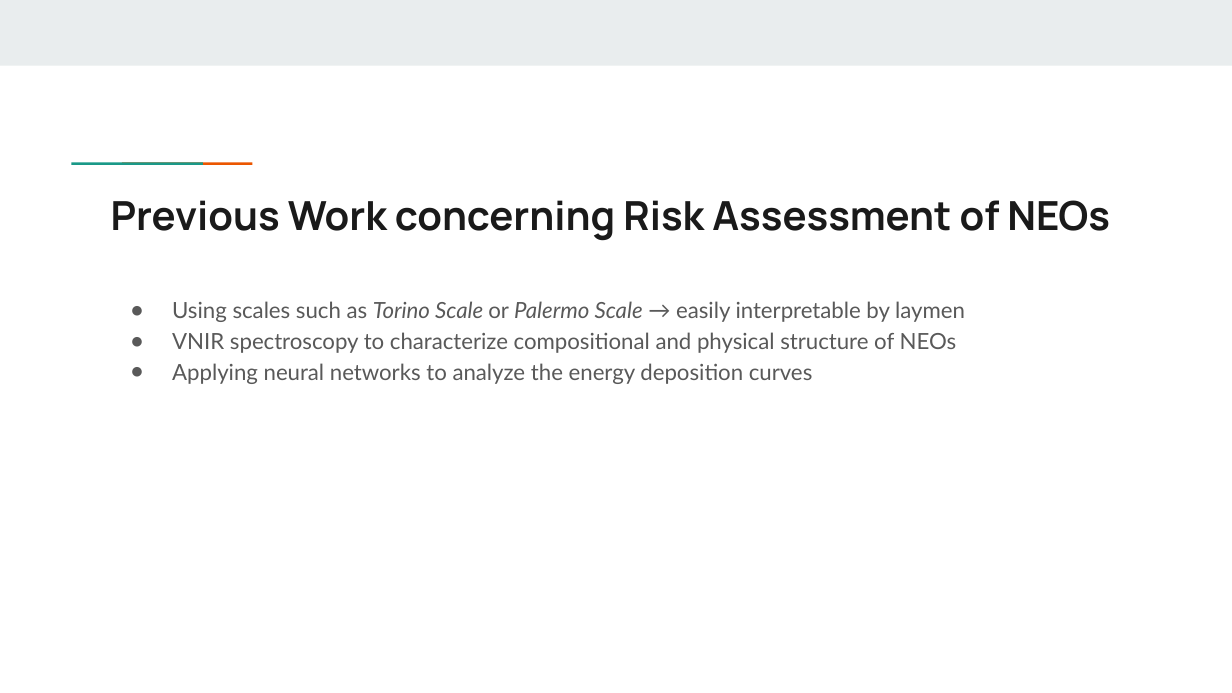
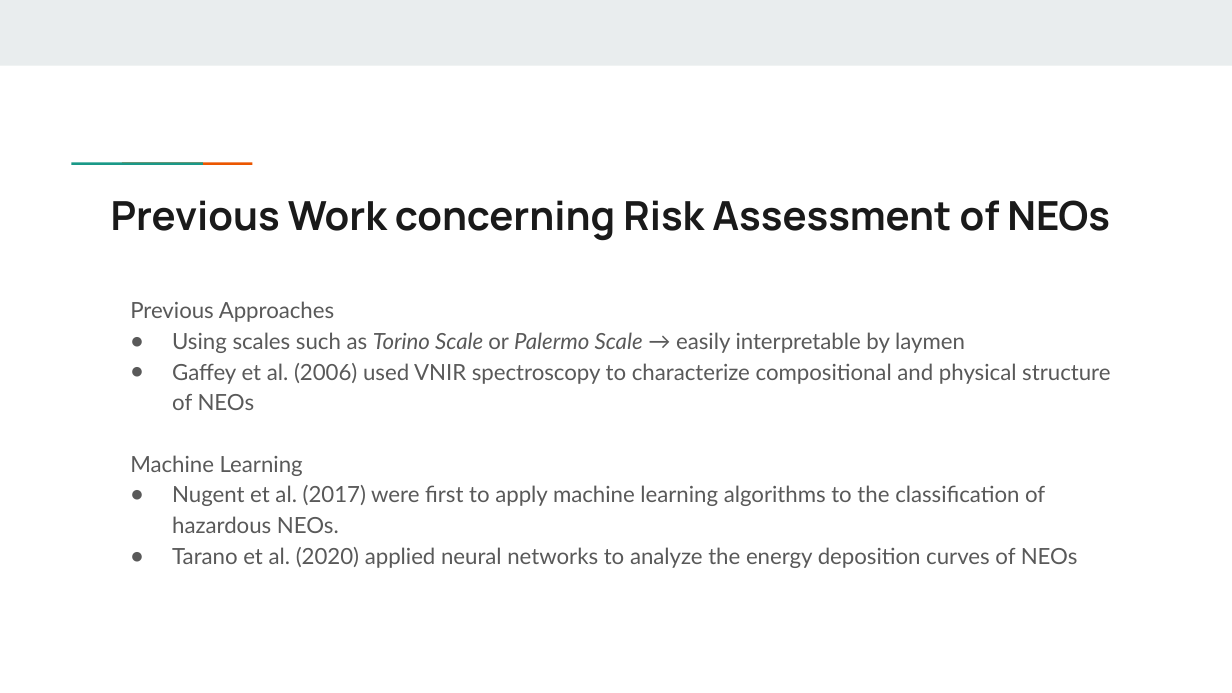
Before and after one commit to keknight/DSE_511_project3, a slide deck: slide 3 of reports/DSE511_FinalProject_Presentation.pptx. Drawn at 1232x693 pixels with LibreOffice and Linux fonts; fonts in the diff are those of the drawing. Boxes give left, top, right and bottom in pixels: in the first picture for what was removed or moved away, otherwise in the second. Text is boxed around its words. In the diff, an @@ line names an element or a change of style, - is before the commit and + after.

```diff
--- a/reports/DSE511_FinalProject_Presentation.pptx
+++ b/reports/DSE511_FinalProject_Presentation.pptx
@@ text at (130, 301, 334, 322): paragraph added @@
+Previous Approaches
@@ text at (130, 363, 1110, 568): text changed @@
-● VNIR spectroscopy to characterize compositional and physical structure of NEOs
-● Applying neural networks to analyze the energy deposition curves
+● Gaffey et al. (2006) used VNIR spectroscopy to characterize compositional and physical structure of NEOs
+Machine Learning
+● Nugent et al. (2017) were first to apply machine learning algorithms to the classification of hazardous NEOs.
+● Tarano et al. (2020) applied neural networks to analyze the energy deposition curves of NEOs
```
Also in this commit, not shown: 24 other files.
